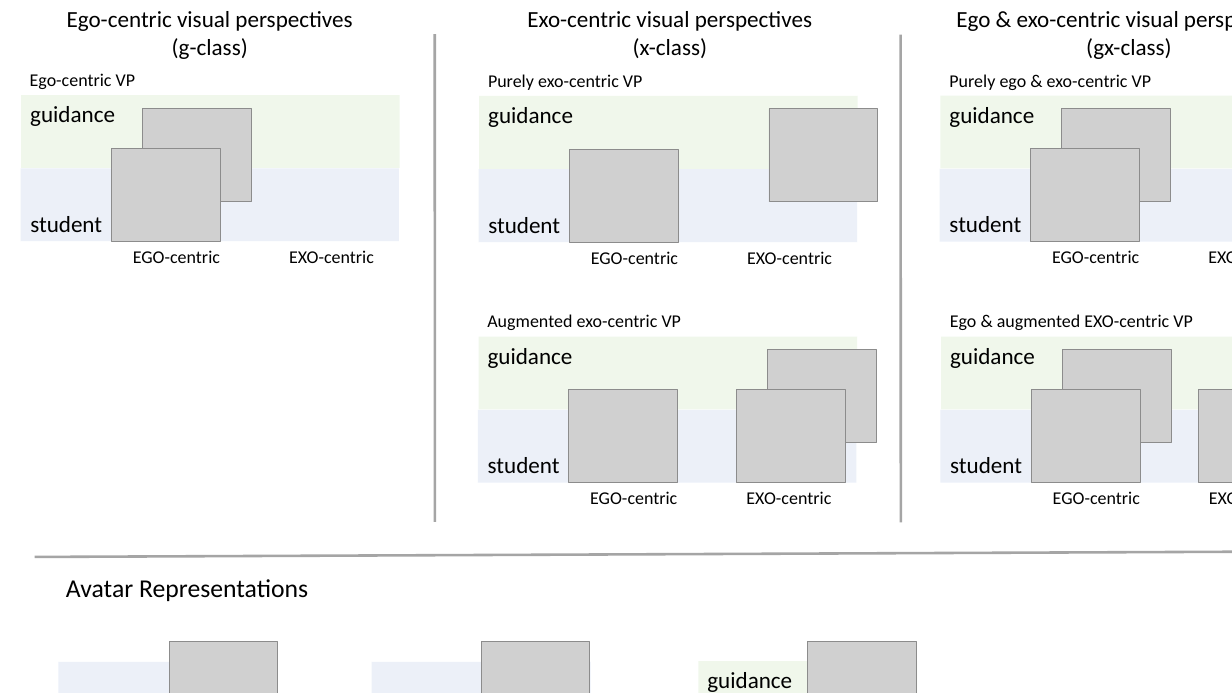
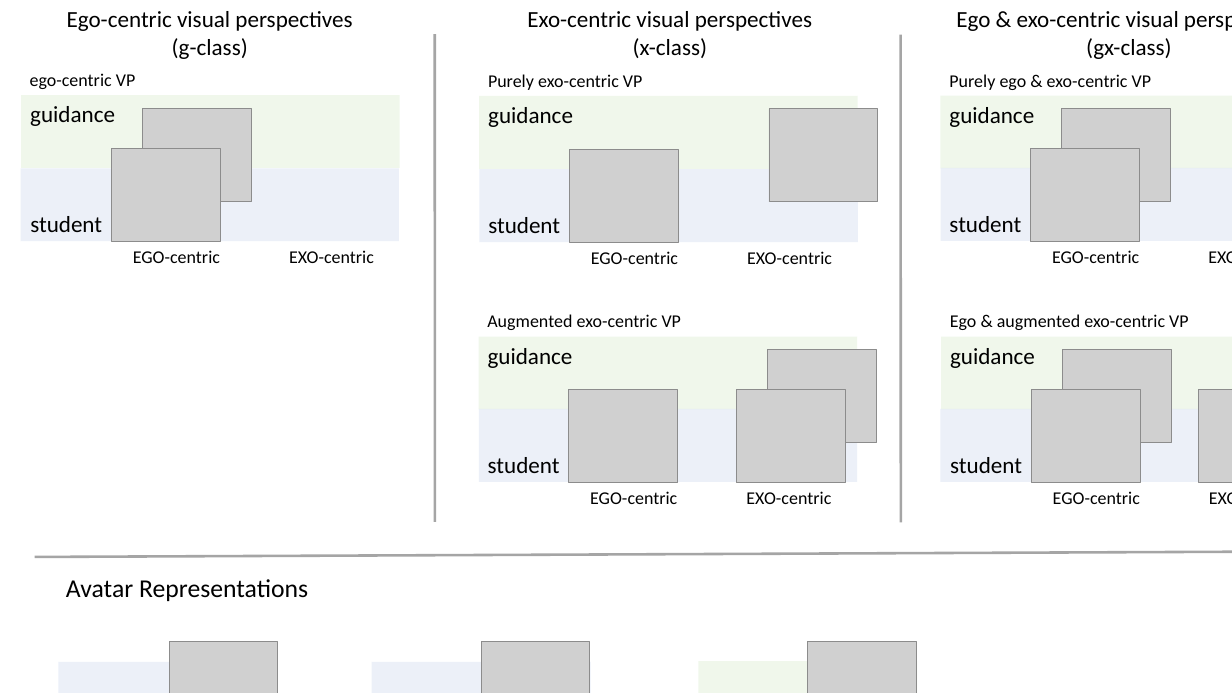
Before and after one commit to stefanfeyer/masters__thesis, a slide deck: slide 7 of figures/thesis_renderer.pptx. Drawn at 1232x693 pixels with LibreOffice and Linux fonts; fonts in the diff are those of the drawing; grey boxes stand for pictures; background and template pictures are left out. Boxes give left, top, right and bottom in pixels: in the first picture for what was removed or moved away, otherwise in the second. Text is boxed around its words. In the diff, an @@ line names an element or a change of style, - is before the commit and + after.

```diff
--- a/figures/thesis_renderer.pptx
+++ b/figures/thesis_renderer.pptx
@@ text at bbox=[30, 73, 135, 89]: text changed @@
-Ego-centric VP
+ego-centric VP
@@ text at bbox=[950, 314, 1188, 330]: text changed @@
-Ego & augmented EXO-centric VP
+Ego & augmented exo-centric VP
@@ text removed at bbox=[707, 672, 792, 692] @@
-guidance
```
Also in this commit, not shown: 3 other slides changed, 22 other files.
